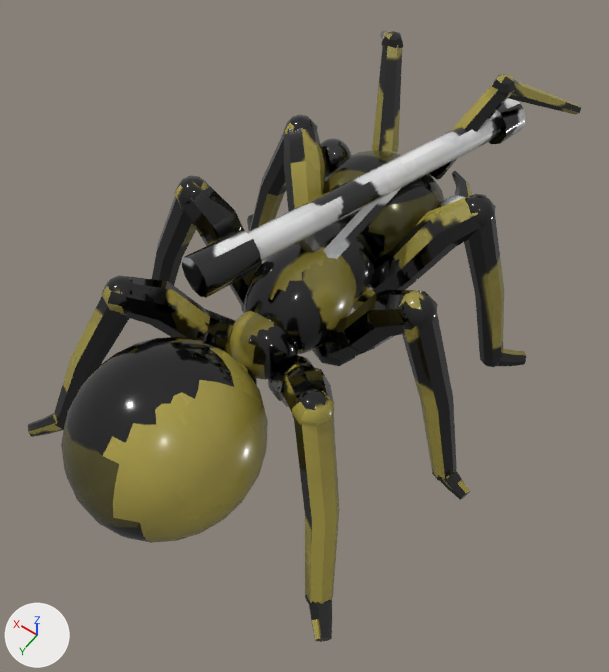
A saved change to the glTF model assets/models/ant_bazooka.glb.
Rendered twice from a 50 mm camera at (-0.715, 0.998, 1.718) aimed at (-0.036, 0.047, 0.224). Arrows for +X, +Y and +Z are at lower left; the lights stay in place. The older version comes first. Vertices at exactly the same position are counted once.

The scene before the commit, as lines of its bpy script (objects in view):
```python
me_ant_bazooka_mesh = bpy.data.meshes.new('ant_bazooka_Mesh')
me_ant_bazooka_mesh.from_pydata(...)  # 3674 vertices, 7068 faces; spans x -0.499..0.502, y -0.754..0.66, z -0.001..0.601
# faces by material slot: [6344, 576, 76, 72]
me_ant_bazooka_mesh.materials.append(mat_m_team)
me_ant_bazooka_mesh.materials.append(mat_m_eye)
me_ant_bazooka_mesh.materials.append(mat_m_accent)
me_ant_bazooka_mesh.materials.append(mat_m_black)
ob_ant_bazooka_mesh = bpy.data.objects.new('ant_bazooka_Mesh', me_ant_bazooka_mesh)
ob_ant_bazooka_mesh.location = (0.0, 0.0, 0.0)
```
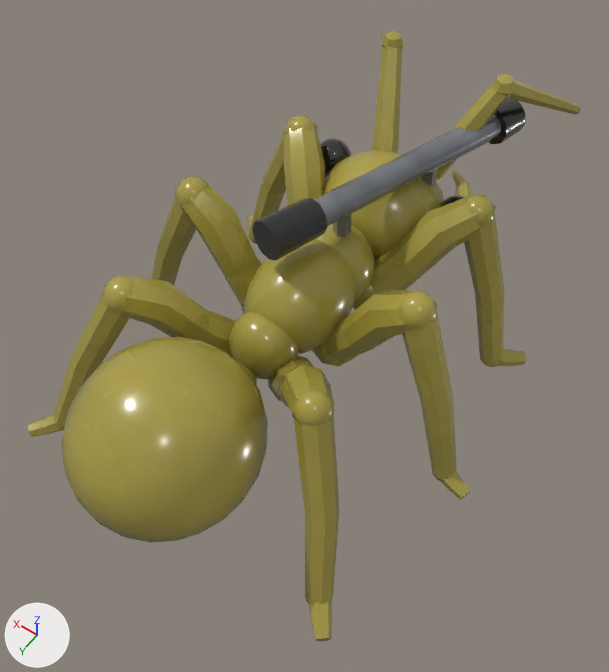
What differs and where, as boxes (x1, y1, x2, y2) in the pictures (609 x 672 px; the box of a moved part takes in the faces that stretch with it):
part 1 of me_ant_bazooka_mesh, moved or reshaped
    before: (182, 115, 501, 321)
    after: (252, 115, 501, 260)
part 2 of me_ant_bazooka_mesh, surface changed (black to yellow)
    both: (28, 31, 581, 642)

The change, as a diff of the scene's bpy script:
```diff
--- a/assets/models/ant_bazooka.glb.py
+++ b/assets/models/ant_bazooka.glb.py
@@ mat_m_flash @@
+mat_m_flash = bpy.data.materials.new('M_Flash')
+# colours: orange #ffc752
+# uses the picture img_ant_bazooka_mesh_color
+# uses the picture img_ant_bazooka_mesh_normal
+# uses the picture img_ant_bazooka_mesh_orm
@@ me_ant_bazooka_mesh @@
 # used by ob_ant_bazooka_mesh; location = (0.0, 0.0, 0.0)
-me_ant_bazooka_mesh.from_pydata(...)  # 3674 vertices, 7068 faces; spans x -0.499..0.502, y -0.754..0.66, z -0.001..0.601
+me_ant_bazooka_mesh.from_pydata(...)  # 3706 vertices, 7128 faces; spans x -0.499..0.502, y -0.754..0.66, z -0.001..0.601
+# me_ant_bazooka_mesh part 1
+# 6 vertices are removed from x -0.02..0.02, y 0.157..0.171, z 0.311..0.345
+# 16 faces are deleted
+# 10 vertices in x 0.057..0.13, y 0.211..0.238, z 0.469..0.553 move by (-0.046, -0.164, -0.009)
+# 4 vertices in x 0.072..0.121, y 0.215..0.226, z 0.48..0.54 move by (-0.045, -0.164, -0.009)
+# 4 vertices in x 0.02..0.099, y 0.123..0.248, z 0.469..0.553 move by (-0.045, -0.163, -0.009)
+# 3 vertices in x 0.052..0.053, y 0.227..0.247, z 0.485..0.537 move by (-0.046, -0.163, -0.009)
+# 27 vertices move from x -0.083..0.094, y -0.318..0.124, z 0.376..0.543 to x -0.098..0.047, y -0.393..-0.039, z 0.402..0.533
+# 6 vertices are added at (-0.082, -0.395, 0.385), (-0.064, -0.385, 0.385), (-0.064, -0.364, 0.385), (-0.082, -0.354, 0.386), (-0.1, -0.364, 0.385), (-0.1, -0.384, 0.385)
+# 16 new faces join them, mat_m_accent
+# me_ant_bazooka_mesh part 2: 7050 kept faces spanning x -0.499..0.502, y -0.754..0.66, z -0.001..0.601 get new texture (UV) coordinates
+# other edits to the shape of me_ant_bazooka_mesh do not show in these pictures
 me_ant_bazooka_mesh.materials.append(mat_m_team)
@@ me_ant_bazooka_mesh @@
 me_ant_bazooka_mesh.materials.append(mat_m_black)
+me_ant_bazooka_mesh.materials.append(mat_m_flash)
```
